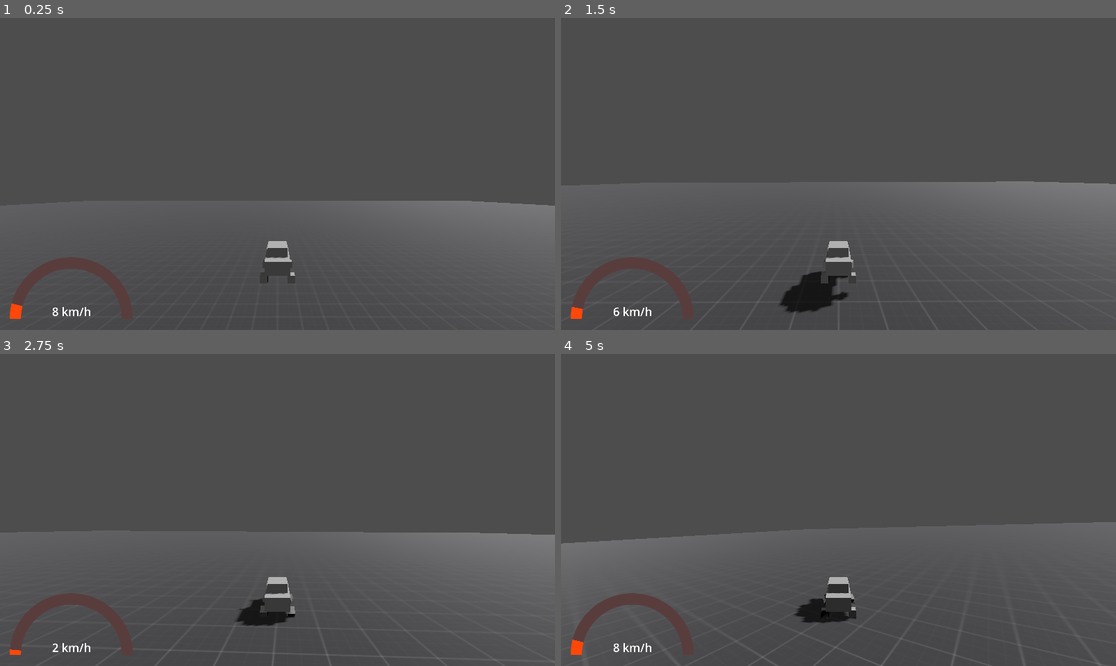
Above: before the commit, frames 1-4 (two rows, left to right).
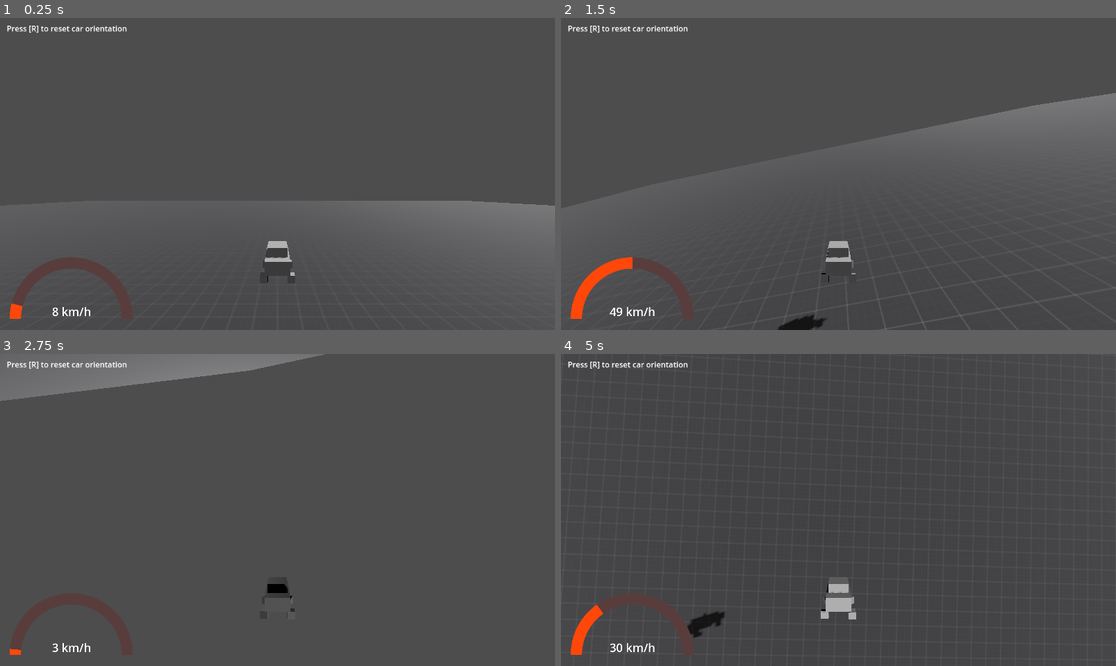
Above: after the commit, the same moments.

Repository: applejag/bornhack-2024-game
Game: Godot game, scene res://scenes/world.tscn
The game is run twice, just before and just after one commit, with the same random seed, the same clock (stepped at 60 frames per second) and the same inputs.
Inputs:
- Up to frame 1 (0.25 s): no input
- Up to frame 2 (1.5 s): tap R (reset_car, bound only after the commit) at 0.5, 1.25 s; hold D (steer_right) 0.53-1.28 s; tap Space (jump) at 0.6, 0.77, 1.07, 1.35 s; hold S (move_back) from 1.28 s (still down)
- Up to frame 3 (2.75 s): tap Space (jump) at 1.52, 1.82, 2.1 s; tap R (reset_car, bound only after the commit) at 2 s; release S (move_back) at 2.03 s; hold D (steer_right) from 2.03 s (still down)
- Up to frame 4 (5 s): tap R (reset_car, bound only after the commit) at 2.75, 3.5, 4.15, 4.25 s; release D (steer_right) at 2.78 s; hold W (move_forward) 2.78-3.53 s; tap Space (jump) at 2.85, 3.02, 3.32, 3.6, 3.77, 4.07, 4.35, 4.52, 4.82 s; hold A (steer_left) from 3.53 s (still down)

The runs differ from the first frame. In frame 1, 0.2% of the frame differs, in the area x 1-23%, y 2-5%; in frame 2, 8.6%; in frame 3, 10%, in the area x 0-100%, y 0-99%; in frame 4, 8.9%.

Commit message:
Car jumping

Diff:
--- a/project.godot
+++ b/project.godot
@@ -51,6 +51,12 @@
 , Object(InputEventJoypadButton,"resource_local_to_scene":false,"resource_name":"","device":-1,"button_index":0,"pressure":0.0,"pressed":false,"script":null)
 ]
 }
+reset_car={
+"deadzone": 0.5,
+"events": [Object(InputEventKey,"resource_local_to_scene":false,"resource_name":"","device":-1,"window_id":0,"alt_pressed":false,"shift_pressed":false,"ctrl_pressed":false,"meta_pressed":false,"pressed":false,"keycode":0,"physical_keycode":82,"key_label":0,"unicode":114,"echo":false,"script":null)
+, Object(InputEventJoypadButton,"resource_local_to_scene":false,"resource_name":"","device":-1,"button_index":3,"pressure":0.0,"pressed":false,"script":null)
+]
+}
 
 [rendering]
 
--- a/scenes/player.gd
+++ b/scenes/player.gd
@@ -8,6 +8,13 @@
 
 @export_range(0, 90) var steer_angle: float = 30
 @export var steer_speed: float = 1
+
+@export var jump_force: float = 100
+@export var jump_angular: float = 50
+@export var jump_max_y: float = 0.15
+
+@onready var reset_car_timer: Timer = get_node("ResetCarDebounce")
+var can_reset_car: bool = true
 
 func _process(delta: float) -> void:
     var current_velocity = linear_velocity
@@ -40,3 +47,19 @@
         move_toward(rad_to_deg(steering), target_steering, steer_speed * delta),
         -steer_angle,
         steer_angle))
+
+    if Input.is_action_just_pressed("jump") and position.y < jump_max_y:
+        linear_velocity.y = jump_force
+        var added_angular = Vector3.RIGHT * -jump_angular * transform.basis.inverse()
+        angular_velocity += added_angular
+
+    if Input.is_action_just_pressed("reset_car") and can_reset_car:
+        rotation = Vector3.ZERO
+        angular_velocity = Vector3.ZERO
+        linear_velocity = Vector3.ZERO
+        position += Vector3.UP * 0.5
+        can_reset_car = false
+        reset_car_timer.start()
+
+func _on_reset_car_debounce_timeout():
+    can_reset_car = true
--- a/scenes/player.tscn
+++ b/scenes/player.tscn
@@ -15,6 +15,9 @@
 max_speed = 80.0
 steer_angle = 25.0
 steer_speed = 30.0
+jump_force = 15.0
+jump_angular = 2.7
+jump_max_y = 0.3
 
 [node name="wheel front left" type="VehicleWheel3D" parent="."]
 transform = Transform3D(-1, 0, -8.74228e-08, 0, 1, 0, 8.74228e-08, 0, -1, -0.36, 0.123877, -0.473)
@@ -91,3 +94,9 @@
 [node name="CollisionShape3D2" type="CollisionShape3D" parent="."]
 transform = Transform3D(1, 0, 0, 0, 1, 0, 0, 0, 1, 0, 0.580135, 0.0870041)
 shape = SubResource("BoxShape3D_7c8kw")
+
+[node name="ResetCarDebounce" type="Timer" parent="."]
+wait_time = 2.0
+one_shot = true
+
+[connection signal="timeout" from="ResetCarDebounce" to="." method="_on_reset_car_debounce_timeout"]
--- a/scenes/world.tscn
+++ b/scenes/world.tscn
@@ -83,3 +83,10 @@
 text = "0 km/h"
 label_settings = SubResource("LabelSettings_vrgqa")
 horizontal_alignment = 1
+
+[node name="Label" type="Label" parent="."]
+offset_left = 14.0
+offset_top = 10.0
+offset_right = 264.0
+offset_bottom = 33.0
+text = "Press [R] to reset car orientation"
